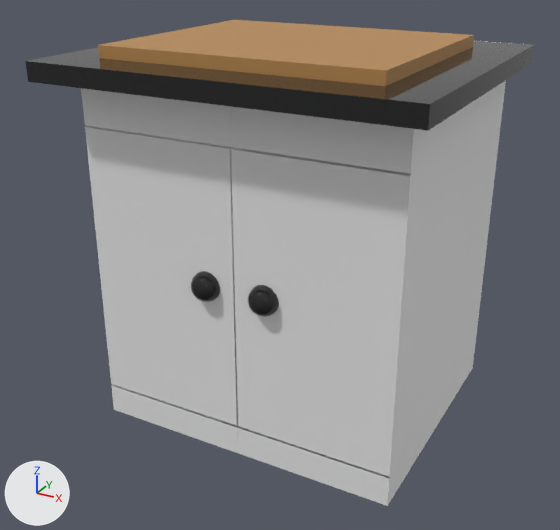
Two versions of the FBX model Assets/models/furniture/deska.fbx, one commit apart.
The view is the same before and after, from a 50 mm camera at (2.67, -4.92, 3.54) aimed at (0.11, -0.27, 1.21). The axes (+X, +Y, +Z) are drawn at lower left. The lights are the same throughout.

Before the edit, the objects in view are built like this:
```python
me_cube_001 = bpy.data.meshes.new('Cube.001')
me_cube_001.from_pydata(...)  # 1063 vertices, 1092 faces; spans x -1.17..1.5, y -1.29..1.01, z -1.0..1.83
# faces by material slot: [1047, 35, 10]
me_cube_001.materials.append(mat_material_001)  # black #373737
me_cube_001.materials.append(mat_material_002)  # white #e7e7e7
me_cube_001.materials.append(mat_wo_wood_05)  # orange #bb8c52
# before: 8 (-1.17, -1.29, 1.61) at pixel (28, 81), 9 (-1.17, 1.01, 1.61), 12 (-1.17, -1.29, 1.74) at pixel (25, 61), 13 (-1.17, 1.01, 1.74)
# before: 10 (1.5, 1.01, 1.61) at pixel (532, 63), 11 (1.5, -1.29, 1.61) at pixel (428, 130), 14 (1.5, 1.01, 1.74) at pixel (534, 44), 15 (1.5, -1.29, 1.74) at pixel (430, 104)
ob_cube = bpy.data.objects.new('Cube', me_cube_001)
ob_cube.location = (0.0, 0.0, 1.0)
```
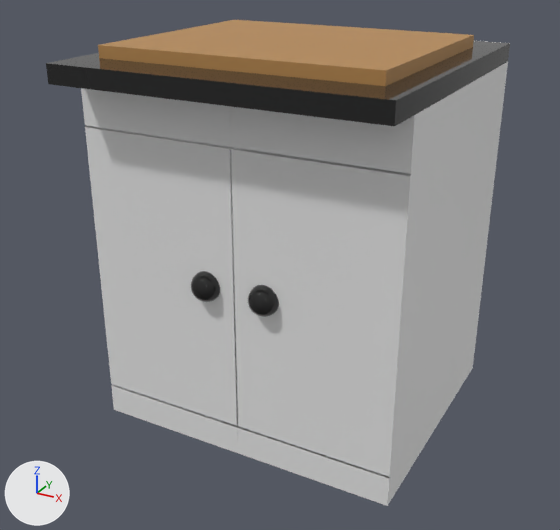
What changed in the scene script:
```text
Change me_cube_001:
    used by ob_cube; location = (0.0, 0.0, 1.0)
    remove me_cube_001.from_pydata(...)  # 1063 vertices, 1092 faces; spans x -1.17..1.5, y -1.29..1.01, z -1.0..1.83
    add me_cube_001.from_pydata(...)  # 1063 vertices, 1092 faces; spans x -1.0..1.32, y -1.29..1.01, z -1.0..1.83
    me_cube_001 part 1
    add for i in [8, 9, 12, 13]: me_cube_001.vertices[i].co += Vector((0.17, 0.0, 0.0))
    me_cube_001 part 2
    add for i in [10, 11, 14, 15]: me_cube_001.vertices[i].co += Vector((-0.17, 0.0, 0.0))
    me_cube_001 part 3: edges marked sharp go from 57 to 63
```

Location of each change, [x1, y1, x2, y2] in pixels of the pictures (560 x 530 px; the box of a moved part takes in the faces that stretch with it):
'Cube', reshaped (9% narrower): before [25, 20, 535, 506]; after [46, 20, 510, 506]
part 1 of me_cube_001, moved or reshaped: before [25, 47, 226, 103]; after [46, 57, 226, 103]
part 2 of me_cube_001, moved or reshaped: before [201, 41, 535, 130]; after [201, 41, 510, 126]
part 3 of me_cube_001, shading changed: [80, 20, 509, 506] in both
